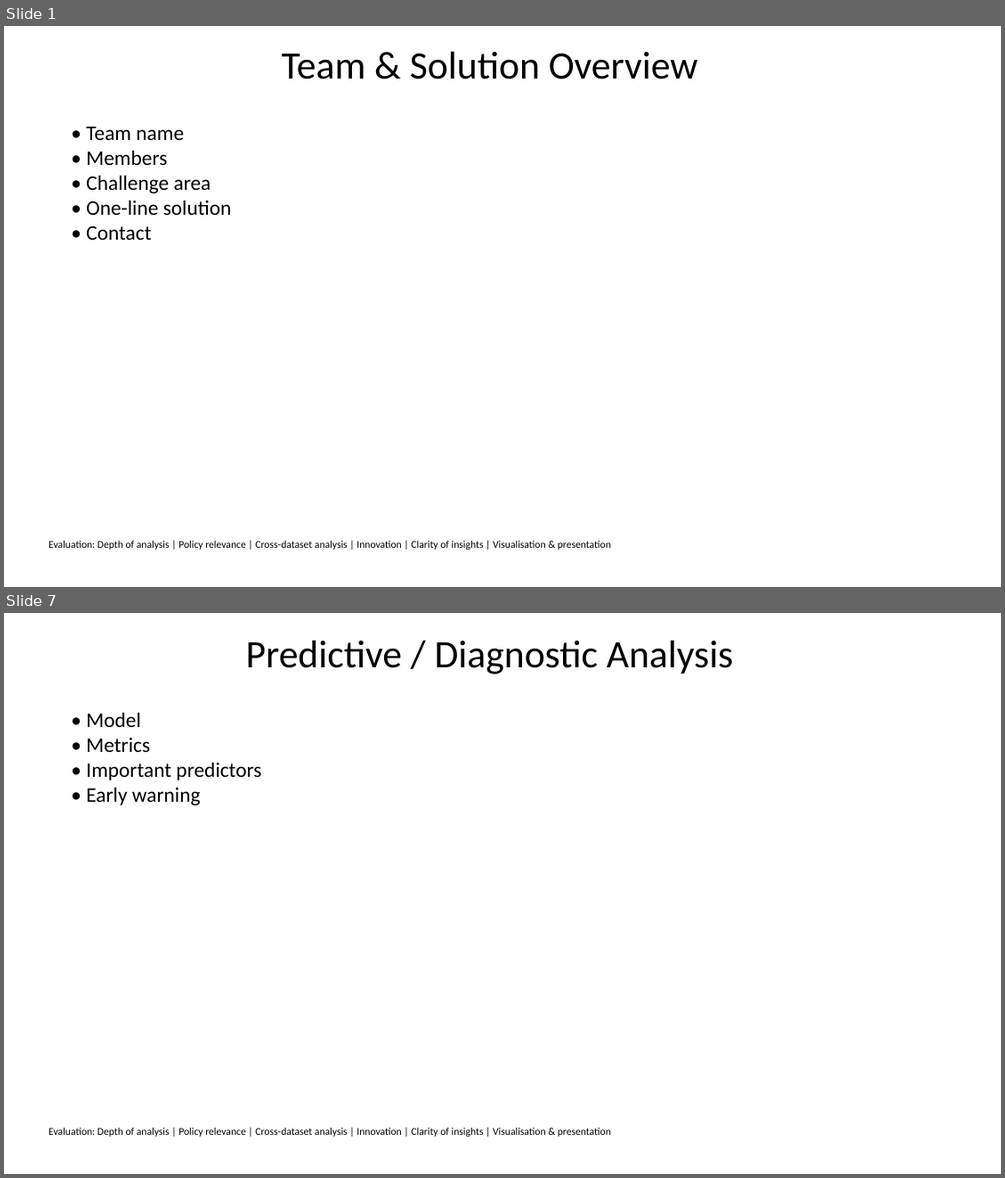
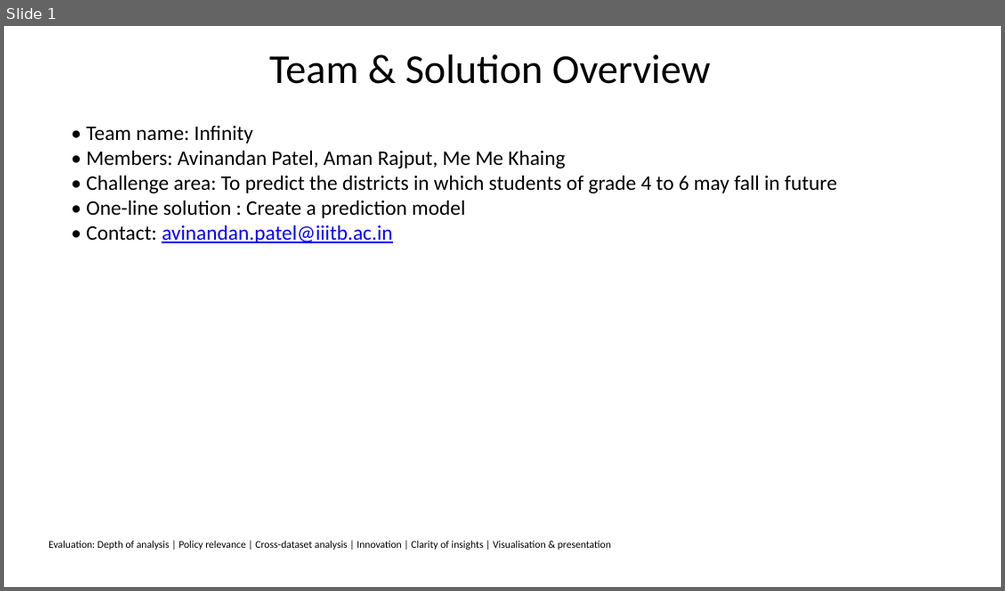
Before and after one commit to AvinandanPatel/infinity, a slide deck: slides.pptx. Shown one above the other, each under a label of ours: slides 1 and 7 before the commit, slide 1 after it; the slides between them are not shown. The pictures are 1005x1178 and 1005x591 pixels, drawn with LibreOffice and Linux fonts; fonts in the diff are those of the drawing. Boxes give left, top, right and bottom in pixels: in the first picture for what was removed or moved away, otherwise in the second. Text is boxed around its words. In the diff, an @@ line names an element or a change of style, - is before the commit and + after.

```diff
--- a/slides.pptx
+++ b/slides.pptx
@@ slide 7 removed at (x1=4, y1=613, x2=1001, y2=1174), background #FFFFFF @@
@@ title removed at (x1=246, y1=640, x2=733, y2=674) @@
-Predictive / Diagnostic Analysis
@@ text removed at (x1=86, y1=712, x2=261, y2=805) @@
-• Model
-• Metrics
-• Important predictors
-• Early warning
@@ text removed at (x1=48, y1=1127, x2=611, y2=1136) @@
-Evaluation: Depth of analysis | Policy relevance | Cross-dataset analysis | Innovation | Clarity of insights | Visualisation & presentation
@@ slide 1 changed as well @@
@@ title "Team & Solution Overview" at (x1=269, y1=54, x2=711, y2=84): size 37.4 to 39.6 pt; line spacing 0.8 to 1 @@
@@ text at (x1=86, y1=126, x2=837, y2=243): text changed @@
-• Team name
-• Members
-• Challenge area
-• One-line solution
-• Contact
+• Team name: Infinity
+• Members: Avinandan Patel, Aman Rajput, Me Me Khaing
+• Challenge area: To predict the districts in which students of grade 4 to 6 may fall in future
+• One-line solution : Create a prediction model
+• Contact: avinandan.patel@iiitb.ac.in
```
Also in this commit, not shown: 5 other slides changed, 5 slides added, 4 other slides removed, 6 other files.
